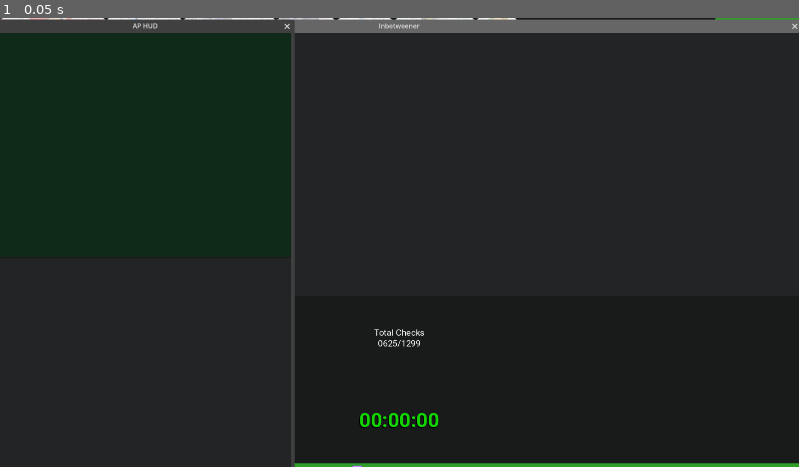
Above: before the commit, frame 1.
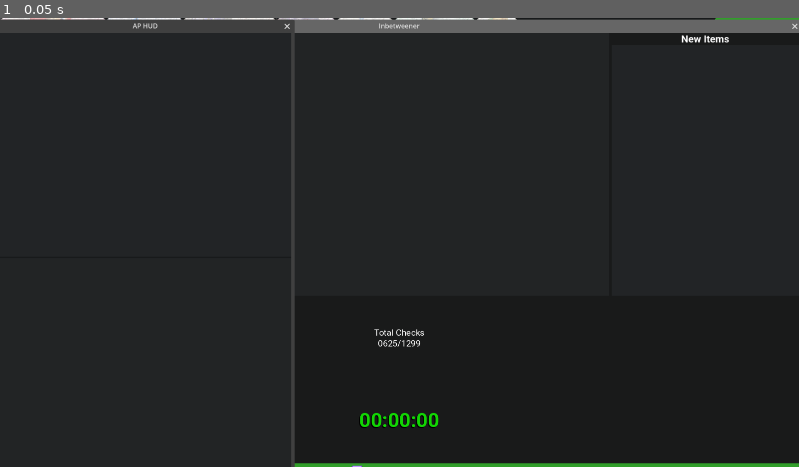
Above: after the commit, the same moment.

Repository: SimplyBLGDev/ArchipelagoCounter
Game: Godot game, scene res://Main.tscn
The game is run twice, just before and just after one commit, with the same random seed, the same clock (stepped at 60 frames per second) and the same inputs.
Inputs:
- Up to frame 1 (0.05 s): no input

The runs differ from the first frame. In frame 1, less than 0.1% of the frame differs, in the area x 85-92%, y 3-6%.
Error in both runs: Invalid access to property or key 'url' on a base object of type 'Nil'. (res://Counter.gd:40)

Commit message:
PendingItems display, fetch_data_package logic modification

Diff:
--- a/LayoutTool/LayoutTool_PendingItems.gd
+++ /dev/null
@@ -1,67 +0,0 @@
-class_name LayoutTool_PendingItems
-extends PanelContainer
-
-@export var label: RichTextLabel
-
-# relates slots to a dictionary relating logical advancement items to their counts, for items that have not yet been used
-var pending_items: Dictionary[String, Dictionary] = {}
-var full_text := ""
-
-func _ready() -> void:
-	Counter.log.connect(log_received)
-
-	await Counter.load_complete
-
-	for log_entry in Counter.save.log:
-		log_received(log_entry)
-
-
-func log_received(log_message: LogMessage):
-	if log_message is LogMessage_Item:
-		var item: LogMessage_Item = log_message
-		if item.flags & 1 == 0: # Not a Logical advancement item
-			return
-
-		var receiver := Counter.get_player_name_from_id(item.receiver_id)
-		var item_name := Counter.get_item_name_from_id(item.receiver_id, item.item_id)
-
-		if receiver not in pending_items:
-			pending_items[receiver] = {}
-		if item_name not in pending_items[receiver]:
-			pending_items[receiver][item_name] = 0
-
-		pending_items[receiver][item_name] += 1
-
-	elif log_message is LogMessage_Join:
-		var join: LogMessage_Join = log_message
-		var player_name := Counter.get_player_name_from_id(join.slot)
-		if player_name in pending_items:
-			pending_items.erase(player_name)
-
-	full_text = calculate_text()
-
-	queue_redraw()
-
-
-func calculate_text():
-	var t = ""
-	for player in pending_items.keys():
-		var items := pending_items[player]
-		for item in items.keys():
-			var count: int = items[item]
-			if t != "":
-				t += "\n"
-			t += "[b][color=#{player_color}]{player}[/color][/b]>[b][color=#{item_color}]{item}[/color][/b]x{count}".format(
-				{
-					"player": player,
-					"item": item,
-					"count": str(count),
-					"player_color": Counter.get_color_for_slot(player).to_html(),
-					"item_color": Counter.settings.log_item_color.to_html()
-				})
-
-	return t
-
-
-func _draw() -> void:
-	label.text = full_text
--- /dev/null
+++ b/LayoutTool/PendingItems/LayoutTool_PendingItems.gd
@@ -0,0 +1,72 @@
+class_name LayoutTool_PendingItems
+extends PanelContainer
+
+@export var grid: GridContainer
+@export var panel_style_even: StyleBox
+@export var panel_style_odd: StyleBox
+
+# relates slots to a dictionary relating logical advancement items to their counts, for items that have not yet been used
+var pending_items: Dictionary[String, Dictionary] = {}
+
+func _ready() -> void:
+	Counter.log.connect(log_received)
+
+	await Counter.load_complete
+
+	for log_entry in Counter.save.log:
+		update_pending_items_list(log_entry)
+
+	generate_grid()
+
+
+func log_received(log_message: LogMessage):
+	update_pending_items_list(log_message)
+	generate_grid()
+
+
+func update_pending_items_list(log_message: LogMessage):
+	if log_message is LogMessage_Item:
+		var item: LogMessage_Item = log_message
+		if item.flags & 1 == 0: # Not a Logical advancement item
+			return
+
+		var receiver := Counter.get_player_name_from_id(item.receiver_id)
+		var item_name := Counter.get_item_name_from_id(item.receiver_id, item.item_id)
+
+		if receiver not in pending_items:
+			pending_items[receiver] = {}
+		if item_name not in pending_items[receiver]:
+			pending_items[receiver][item_name] = 0
+
+		pending_items[receiver][item_name] += 1
+
+	elif log_message is LogMessage_Join:
+		var join: LogMessage_Join = log_message
+		var player_name := Counter.get_player_name_from_id(join.slot)
+		if player_name in pending_items:
+			pending_items.erase(player_name)
+
+
+func generate_grid():
+	for child in grid.get_children():
+		child.queue_free()
+
+	var count := 0
+
+	for player in pending_items.keys():
+		for item in pending_items[player].keys():
+			var player_entry := LayoutTool_PendingItems_Entry.instantiate(player, Counter.get_color_for_slot(player), true)
+			var item_entry := LayoutTool_PendingItems_Entry.instantiate(item, Counter.settings.log_item_color, true, HorizontalAlignment.HORIZONTAL_ALIGNMENT_LEFT)
+			var count_entry := LayoutTool_PendingItems_Entry.instantiate("x" + str(pending_items[player][item]), Color.WHITE, false)
+
+			var panel_style := panel_style_even if count % 2 == 0 else panel_style_odd
+			item_entry.size_flags_horizontal = Control.SIZE_EXPAND_FILL
+			player_entry.add_theme_stylebox_override(&"panel", panel_style)
+			item_entry.add_theme_stylebox_override(&"panel", panel_style)
+			count_entry.add_theme_stylebox_override(&"panel", panel_style)
+
+			grid.add_child(player_entry)
+			grid.add_child(item_entry)
+			grid.add_child(count_entry)
+
+			count += 1
--- /dev/null
+++ b/LayoutTool/PendingItems/LayoutTool_PendingItems.tscn
@@ -0,0 +1,48 @@
+[gd_scene format=3 uid="uid://c5empkuku1n2t"]
+
+[ext_resource type="Script" uid="uid://btf0gsakp4qs6" path="res://LayoutTool/PendingItems/LayoutTool_PendingItems.gd" id="1_f2hfu"]
+
+[sub_resource type="StyleBoxFlat" id="StyleBoxFlat_o7bdb"]
+bg_color = Color(0.13333334, 0.14117648, 0.14901961, 1)
+
+[sub_resource type="StyleBoxFlat" id="StyleBoxFlat_bt7e7"]
+content_margin_left = 6.0
+content_margin_top = 3.0
+content_margin_right = 6.0
+content_margin_bottom = 2.0
+bg_color = Color(0.13333334, 0.14117648, 0.14901961, 1)
+corner_detail = 1
+
+[sub_resource type="StyleBoxFlat" id="StyleBoxFlat_o6sr8"]
+content_margin_left = 6.0
+content_margin_top = 3.0
+content_margin_right = 6.0
+content_margin_bottom = 2.0
+bg_color = Color(0.16510773, 0.17422089, 0.18333429, 1)
+corner_detail = 1
+
+[node name="PendingItems" type="PanelContainer" unique_id=49771699 node_paths=PackedStringArray("grid")]
+custom_minimum_size = Vector2(450, 0)
+anchors_preset = 15
+anchor_right = 1.0
+anchor_bottom = 1.0
+grow_horizontal = 2
+grow_vertical = 2
+size_flags_vertical = 3
+theme_override_styles/panel = SubResource("StyleBoxFlat_o7bdb")
+script = ExtResource("1_f2hfu")
+grid = NodePath("ScrollContainer/GridContainer")
+panel_style_even = SubResource("StyleBoxFlat_bt7e7")
+panel_style_odd = SubResource("StyleBoxFlat_o6sr8")
+
+[node name="ScrollContainer" type="ScrollContainer" parent="." unique_id=974843273]
+layout_mode = 2
+horizontal_scroll_mode = 0
+vertical_scroll_mode = 4
+
+[node name="GridContainer" type="GridContainer" parent="ScrollContainer" unique_id=1127759964]
+layout_mode = 2
+size_flags_horizontal = 3
+theme_override_constants/h_separation = 0
+theme_override_constants/v_separation = 0
+columns = 3
--- /dev/null
+++ b/LayoutTool/PendingItems/LayoutTool_PendingItems_Entry.gd
@@ -0,0 +1,31 @@
+class_name LayoutTool_PendingItems_Entry
+extends PanelContainer
+
+@export var label: Label
+@export var normal_font: Font
+@export var bold_font: Font
+@export var h_align: HorizontalAlignment
+
+@export var text := ""
+@export var color := Color.WHITE
+@export var bold := true
+
+static func instantiate(text: String, color: Color, bold: bool, h_align := HorizontalAlignment.HORIZONTAL_ALIGNMENT_CENTER) -> LayoutTool_PendingItems_Entry:
+	var entry: LayoutTool_PendingItems_Entry = \
+		load("res://LayoutTool/PendingItems/LayoutTool_PendingItems_Entry.tscn").instantiate()
+	entry.text = text
+	entry.color = color
+	entry.bold = bold
+	entry.h_align = h_align
+	return entry
+
+
+func _ready() -> void:
+	update_text()
+
+
+func update_text():
+	label.text = text
+	label.label_settings.font_color = color
+	label.label_settings.font = bold_font if bold else normal_font
+	label.horizontal_alignment = h_align
--- /dev/null
+++ b/LayoutTool/PendingItems/LayoutTool_PendingItems_Entry.tscn
@@ -0,0 +1,26 @@
+[gd_scene format=3 uid="uid://dyp8ah3c0ggje"]
+
+[ext_resource type="FontFile" uid="uid://cdkhdgy8yaj4p" path="res://UI/Roboto-Bold.ttf" id="1_a7tnh"]
+[ext_resource type="Script" uid="uid://bmq18lt7bwe7o" path="res://LayoutTool/PendingItems/LayoutTool_PendingItems_Entry.gd" id="1_e6uu2"]
+[ext_resource type="FontFile" uid="uid://ctdqkp2p4x26u" path="res://UI/Roboto-Regular.ttf" id="2_gka7x"]
+
+[sub_resource type="StyleBoxEmpty" id="StyleBoxEmpty_gka7x"]
+
+[sub_resource type="LabelSettings" id="LabelSettings_8g1gf"]
+resource_local_to_scene = true
+font = ExtResource("1_a7tnh")
+font_size = 20
+
+[node name="Entry" type="PanelContainer" unique_id=1286684295 node_paths=PackedStringArray("label")]
+theme_override_styles/panel = SubResource("StyleBoxEmpty_gka7x")
+script = ExtResource("1_e6uu2")
+label = NodePath("Label")
+normal_font = ExtResource("2_gka7x")
+bold_font = ExtResource("1_a7tnh")
+
+[node name="Label" type="Label" parent="." unique_id=81971490]
+layout_mode = 2
+text = "BLGSM64"
+label_settings = SubResource("LabelSettings_8g1gf")
+horizontal_alignment = 1
+vertical_alignment = 1
--- a/Layouts/APHUD.tscn
+++ b/Layouts/APHUD.tscn
@@ -1,11 +1,8 @@
 [gd_scene format=3 uid="uid://bsr72ukrumsof"]
 
-[ext_resource type="Script" uid="uid://btf0gsakp4qs6" path="res://LayoutTool/LayoutTool_PendingItems.gd" id="1_6e2p4"]
 [ext_resource type="Theme" uid="uid://0p5lyyma5qpk" path="res://UI/Theme.tres" id="1_nv66w"]
 [ext_resource type="Script" uid="uid://c4h3oqhvbq7yn" path="res://Log.gd" id="2_l6cfq"]
-
-[sub_resource type="StyleBoxFlat" id="StyleBoxFlat_l6cfq"]
-bg_color = Color(0.065322846, 0.1643117, 0.10371395, 1)
+[ext_resource type="PackedScene" uid="uid://c5empkuku1n2t" path="res://LayoutTool/PendingItems/LayoutTool_PendingItems.tscn" id="2_nv66w"]
 
 [sub_resource type="StyleBoxFlat" id="StyleBoxFlat_nv66w"]
 content_margin_left = 6.0
@@ -31,21 +28,8 @@
 grow_vertical = 2
 theme_override_constants/separation = 4
 
-[node name="PendingItems" type="PanelContainer" parent="VBoxContainer" unique_id=1367919911 node_paths=PackedStringArray("label")]
+[node name="PendingItems" parent="VBoxContainer" unique_id=49771699 instance=ExtResource("2_nv66w")]
 layout_mode = 2
-size_flags_vertical = 3
-theme_override_styles/panel = SubResource("StyleBoxFlat_l6cfq")
-script = ExtResource("1_6e2p4")
-label = NodePath("UnusedImportantitems")
-
-[node name="UnusedImportantitems" type="RichTextLabel" parent="VBoxContainer/PendingItems" unique_id=1998265654]
-layout_mode = 2
-size_flags_vertical = 3
-theme_override_font_sizes/normal_font_size = 20
-theme_override_font_sizes/bold_font_size = 20
-bbcode_enabled = true
-scroll_following = true
-vertical_alignment = 2
 
 [node name="LogContainer" type="PanelContainer" parent="VBoxContainer" unique_id=855935934 node_paths=PackedStringArray("label")]
 layout_mode = 2
--- a/Layouts/InbetweenerLayout.tscn
+++ b/Layouts/InbetweenerLayout.tscn
@@ -3,6 +3,7 @@
 [ext_resource type="Theme" uid="uid://0p5lyyma5qpk" path="res://UI/Theme.tres" id="1_q01a1"]
 [ext_resource type="Script" uid="uid://c4h3oqhvbq7yn" path="res://Log.gd" id="2_1uph0"]
 [ext_resource type="Texture2D" uid="uid://c68mmj61blj8v" path="res://Marquee/Marquee_Generic.png" id="3_0rerg"]
+[ext_resource type="PackedScene" uid="uid://c5empkuku1n2t" path="res://LayoutTool/PendingItems/LayoutTool_PendingItems.tscn" id="4_3d06i"]
 [ext_resource type="FontFile" uid="uid://cdkhdgy8yaj4p" path="res://UI/Roboto-Bold.ttf" id="4_gccbt"]
 [ext_resource type="Texture2D" uid="uid://cuc3ldv36yb1l" path="res://Icons/StarCounter.png" id="5_0txpf"]
 [ext_resource type="Texture2D" uid="uid://chjbar040xlxs" path="res://UI/Mario64Numbers.png" id="6_1uph0"]
@@ -31,8 +32,11 @@
 
 [sub_resource type="StyleBoxFlat" id="StyleBoxFlat_oohc0"]
 content_margin_left = 6.0
-content_margin_right = 6.0
 bg_color = Color(0.13259593, 0.14240903, 0.14731589, 1)
+
+[sub_resource type="LabelSettings" id="LabelSettings_3d06i"]
+font = ExtResource("4_gccbt")
+font_size = 24
 
 [sub_resource type="StyleBoxTexture" id="StyleBoxTexture_1sttb"]
 content_margin_left = 6.0
@@ -110,14 +114,20 @@
 layout_mode = 2
 theme_override_constants/separation = 4
 
-[node name="LogContainer" type="PanelContainer" parent="VBoxContainer" unique_id=638396047 node_paths=PackedStringArray("label")]
-layout_mode = 2
+[node name="HBoxContainer2" type="HBoxContainer" parent="VBoxContainer" unique_id=631780232]
+layout_mode = 2
+size_flags_vertical = 3
+theme_override_constants/separation = 6
+
+[node name="LogContainer" type="PanelContainer" parent="VBoxContainer/HBoxContainer2" unique_id=638396047 node_paths=PackedStringArray("label")]
+layout_mode = 2
+size_flags_horizontal = 3
 size_flags_vertical = 3
 theme_override_styles/panel = SubResource("StyleBoxFlat_oohc0")
 script = ExtResource("2_1uph0")
 label = NodePath("RichTextLabel")
 
-[node name="RichTextLabel" type="RichTextLabel" parent="VBoxContainer/LogContainer" unique_id=1284570937]
+[node name="RichTextLabel" type="RichTextLabel" parent="VBoxContainer/HBoxContainer2/LogContainer" unique_id=1284570937]
 layout_mode = 2
 theme_override_constants/paragraph_separation = 4
 theme_override_font_sizes/normal_font_size = 24
@@ -125,6 +135,19 @@
 bbcode_enabled = true
 scroll_following = true
 vertical_alignment = 2
+
+[node name="VBoxContainer" type="VBoxContainer" parent="VBoxContainer/HBoxContainer2" unique_id=446580733]
+layout_mode = 2
+
+[node name="Label" type="Label" parent="VBoxContainer/HBoxContainer2/VBoxContainer" unique_id=349648073]
+layout_mode = 2
+text = "New Items"
+label_settings = SubResource("LabelSettings_3d06i")
+horizontal_alignment = 1
+vertical_alignment = 1
+
+[node name="PendingItems" parent="VBoxContainer/HBoxContainer2/VBoxContainer" unique_id=49771699 instance=ExtResource("4_3d06i")]
+layout_mode = 2
 
 [node name="HBoxContainer" type="HBoxContainer" parent="VBoxContainer" unique_id=125077604]
 layout_mode = 2
--- a/Socket.gd
+++ b/Socket.gd
@@ -60,8 +60,8 @@
 func fetch_data_package(game):
 	socket.send_text('[{"cmd":"GetDataPackage","games":["' + game + '"]}]')
 
-	var data_package = await await_packet(socket)
-	return data_package[0]["data"]["games"][data_package[0]["data"]["games"].keys()[0]]
+	var data_package = await await_cmd_packet(socket, "DataPackage")
+	return data_package["data"]["games"][game]
 
 
 func fetch_inventory(game: String, slot: String, uuid: String) -> Game_Inventory:
Renamed: LayoutTool/LayoutTool_PendingItems.gd.uid -> LayoutTool/PendingItems/LayoutTool_PendingItems.gd.uid
Not shown, added: LayoutTool/PendingItems/LayoutTool_PendingItems_Entry.gd.uid
